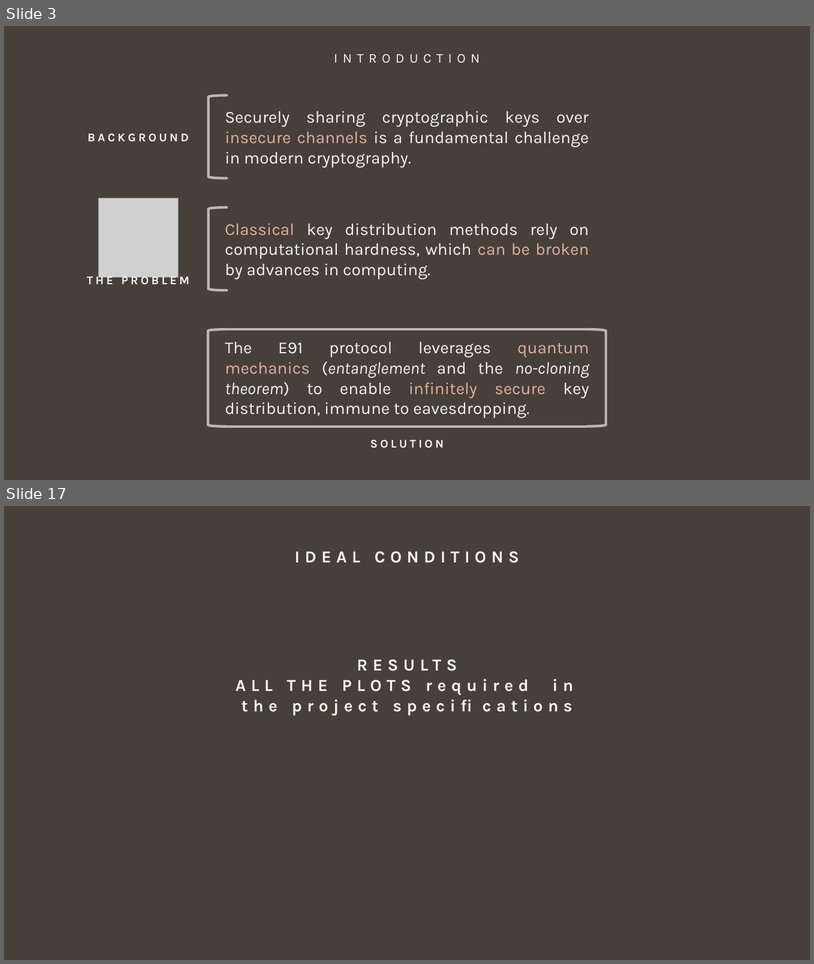
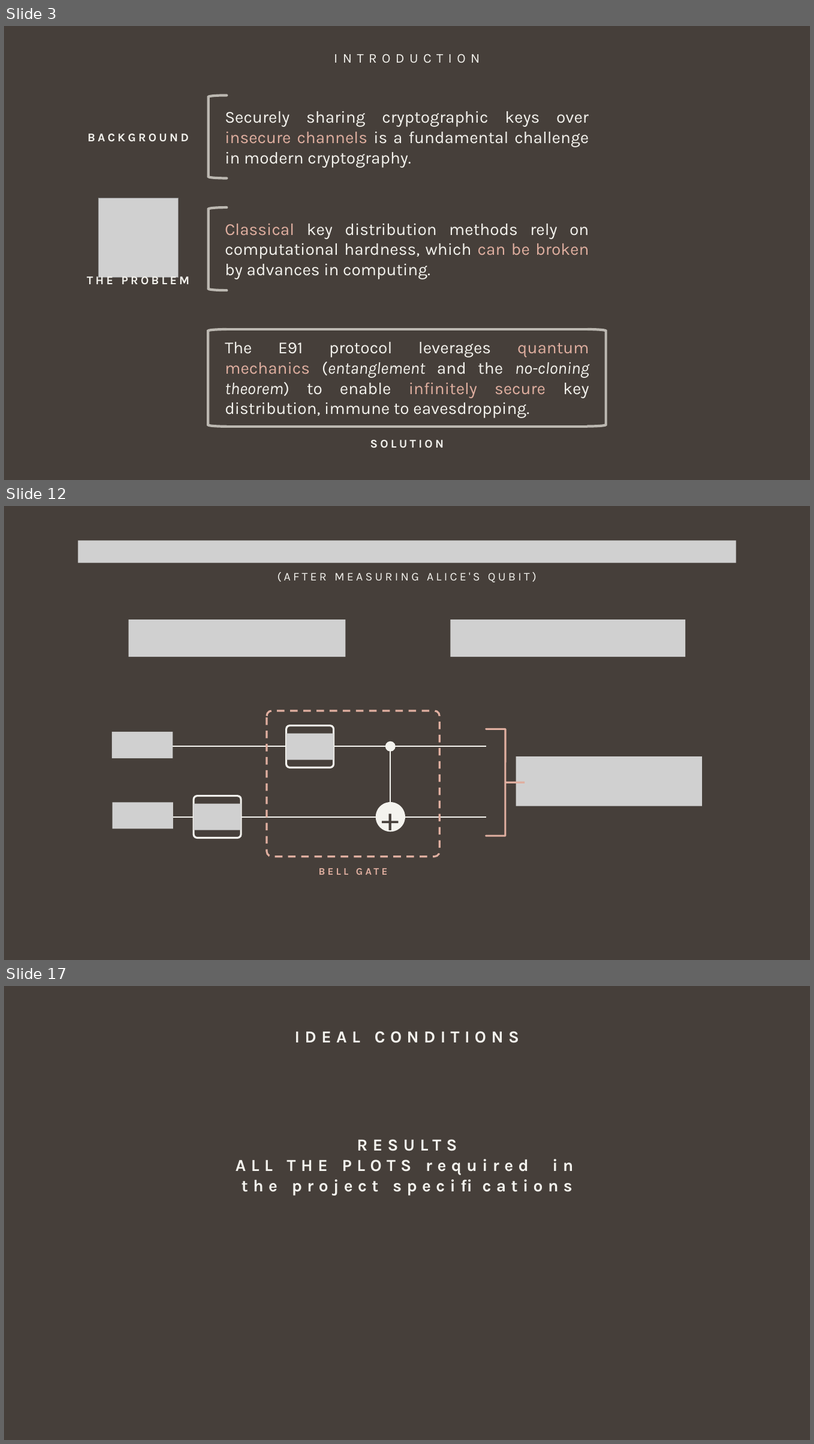
Before and after one commit to giovanniligato/E91-Protocol, a slide deck: Slides/E91 Protocol.pptx. Shown one above the other, each under a label of ours: slides 3 and 17 before the commit, slides 3, 12 and 17 after it; the slides between them are not shown. The pictures are 814x964 and 814x1444 pixels, drawn with LibreOffice and Linux fonts; fonts in the diff are those of the drawing; grey boxes stand for pictures. Boxes give left, top, right and bottom in pixels: in the first picture for what was removed or moved away, otherwise in the second. Text is boxed around its words. In the diff, an @@ line names an element or a change of style, - is before the commit and + after.

```diff
--- a/Slides/E91 Protocol.pptx
+++ b/Slides/E91 Protocol.pptx
@@ slide 12 added at (x1=4, y1=506, x2=810, y2=960), background #463F3A @@
@@ picture added at (x1=78, y1=540, x2=737, y2=563) @@
@@ text added at (x1=278, y1=572, x2=537, y2=582), 14 pt, text #F4F3EE @@
+(AFTER MEASURING ALICE'S QUBIT)
@@ picture added at (x1=129, y1=620, x2=346, y2=657) @@
@@ picture added at (x1=451, y1=620, x2=686, y2=657) @@
@@ group added at (x1=112, y1=711, x2=703, y2=874): 5 pictures, 3 lines, 3 rounded rectangles, 2 ellipses, 2 texts, 1 right brace @@
++
+BELL GATE
```
Also in this commit, not shown: 5 slides changed, 7 other slides added, 7 slides removed.
